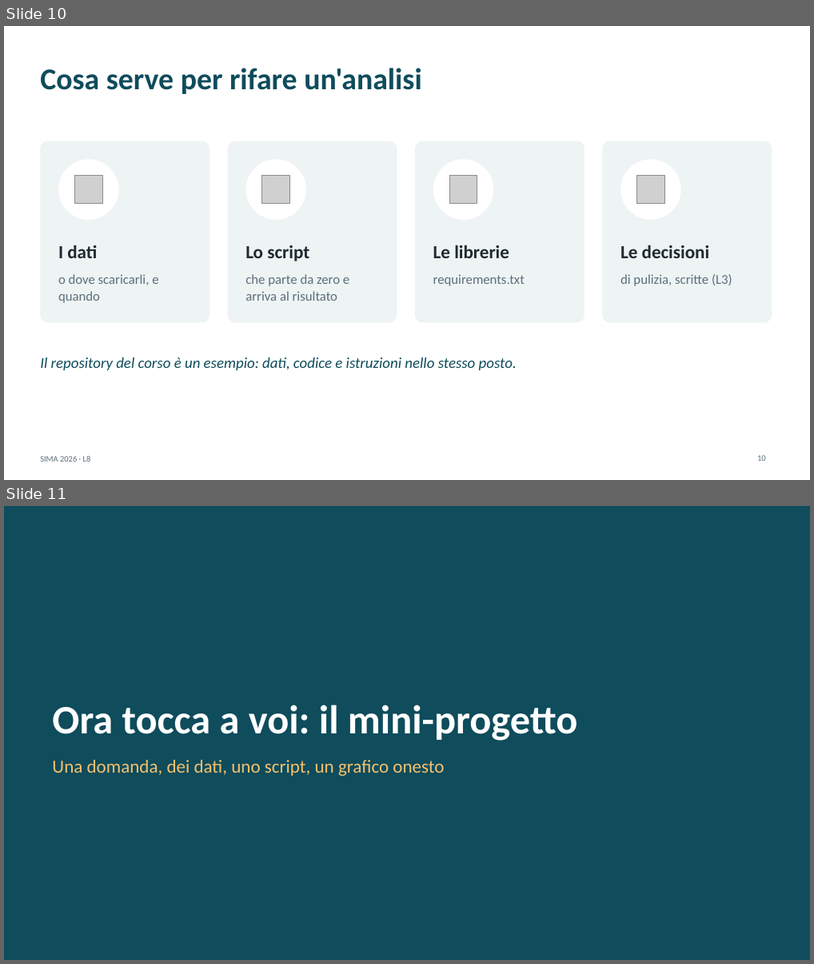
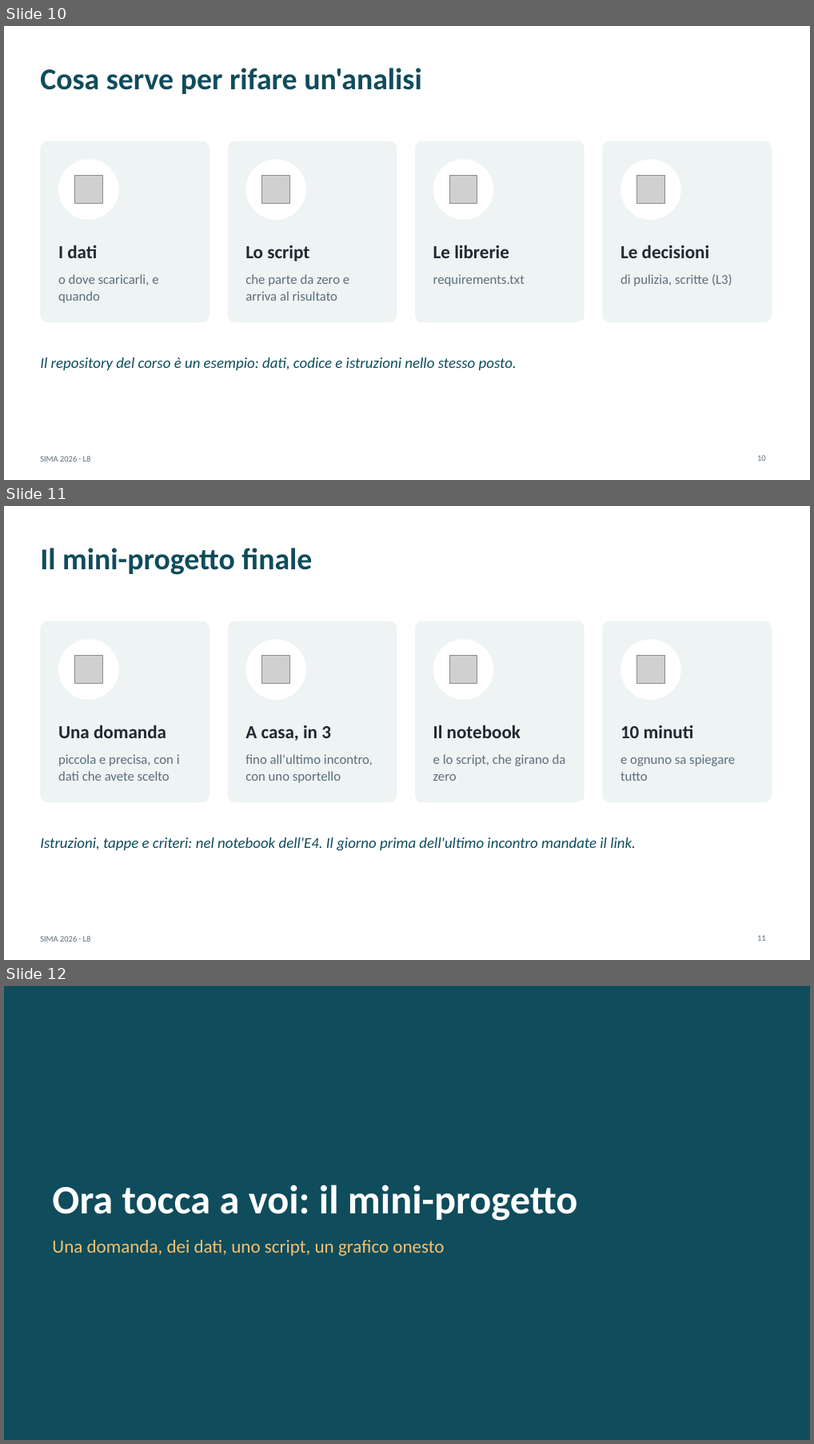
Before and after one commit to andrealorenzon/SIMA2026, a slide deck: L08_script/slide_complete.pptx. Shown one above the other, each under a label of ours: slides 10 and 11 before the commit, slides 10, 11 and 12 after it. The pictures are 814x964 and 814x1444 pixels, drawn with LibreOffice and Linux fonts; fonts in the diff are those of the drawing; grey boxes stand for pictures. Boxes give left, top, right and bottom in pixels: in the first picture for what was removed or moved away, otherwise in the second. Text is boxed around its words. In the diff, an @@ line names an element or a change of style, - is before the commit and + after.

```diff
--- a/L08_script/slide_complete.pptx
+++ b/L08_script/slide_complete.pptx
@@ slide 11 added at <box>4,506,810,960</box>, background #FFFFFF; not listed: 1 template element that a slide beside it also shows @@
@@ title added at <box>40,548,312,575</box>, 36 pt, text #0F4C5C, bold @@
+Il mini-progetto finale
@@ rounded rectangle added at <box>40,621,210,803</box>, fill #EEF3F4 @@
@@ rounded rectangle added at <box>228,621,398,803</box>, fill #EEF3F4 @@
@@ rounded rectangle added at <box>415,621,585,803</box>, fill #EEF3F4 @@
@@ rounded rectangle added at <box>603,621,772,803</box>, fill #EEF3F4 @@
@@ ellipse added at <box>58,639,119,700</box>, fill #FFFFFF @@
@@ ellipse added at <box>246,639,306,700</box>, fill #FFFFFF @@
@@ ellipse added at <box>434,639,494,700</box>, fill #FFFFFF @@
@@ ellipse added at <box>621,639,682,700</box>, fill #FFFFFF @@
@@ picture added at <box>74,656,102,684</box> @@
@@ picture added at <box>262,656,290,684</box> @@
@@ picture added at <box>450,656,478,684</box> @@
@@ picture added at <box>638,656,666,684</box> @@
@@ text added at <box>58,724,166,738</box>, 22 pt, text #1F2A30, bold @@
+Una domanda
@@ text added at <box>246,725,331,740</box>, 22 pt, text #1F2A30, bold @@
+A casa, in 3
@@ text added at <box>434,724,521,738</box>, 22 pt, text #1F2A30, bold @@
+Il notebook
@@ text added at <box>621,725,694,738</box>, 22 pt, text #1F2A30, bold @@
+10 minuti
@@ text added at <box>58,754,180,780</box>, 16 pt, text #5C6F7B @@
+piccola e precisa, con i dati che avete scelto
@@ text added at <box>246,754,373,783</box>, 16 pt, text #5C6F7B @@
+fino all'ultimo incontro, con uno sportello
@@ text added at <box>434,754,566,780</box>, 16 pt, text #5C6F7B @@
+e lo script, che girano da zero
@@ text added at <box>621,754,735,780</box>, 16 pt, text #5C6F7B @@
+e ognuno sa spiegare tutto
@@ text added at <box>40,837,636,851</box>, 18 pt, text #0F4C5C, italic @@
+Istruzioni, tappe e criteri: nel notebook dell'E4. Il giorno prima dell'ultimo incontro mandate il link.
@@ page number added at <box>758,935,766,940</box>, 10 pt, text #5C6F7B @@
+11
@@ what was slide 11 is now slide 12 @@
```
Also in this commit, not shown: 8 other files.
